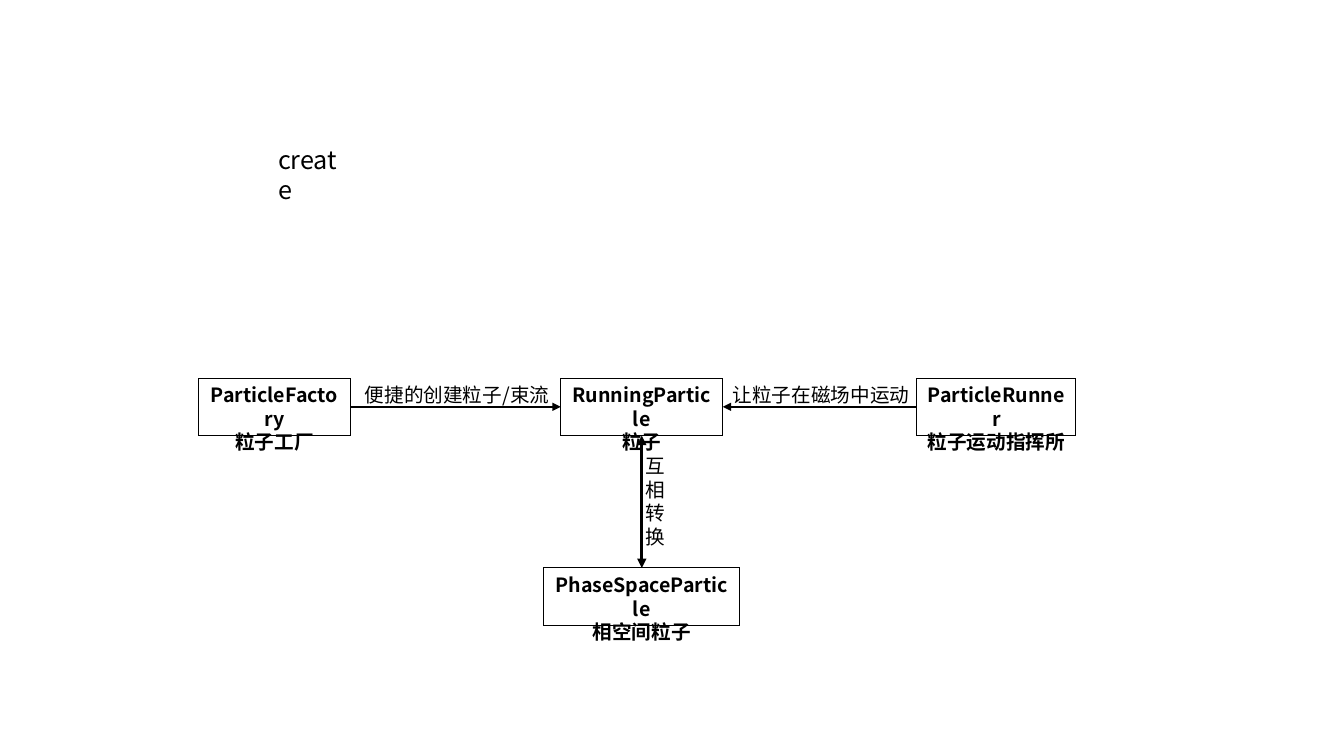
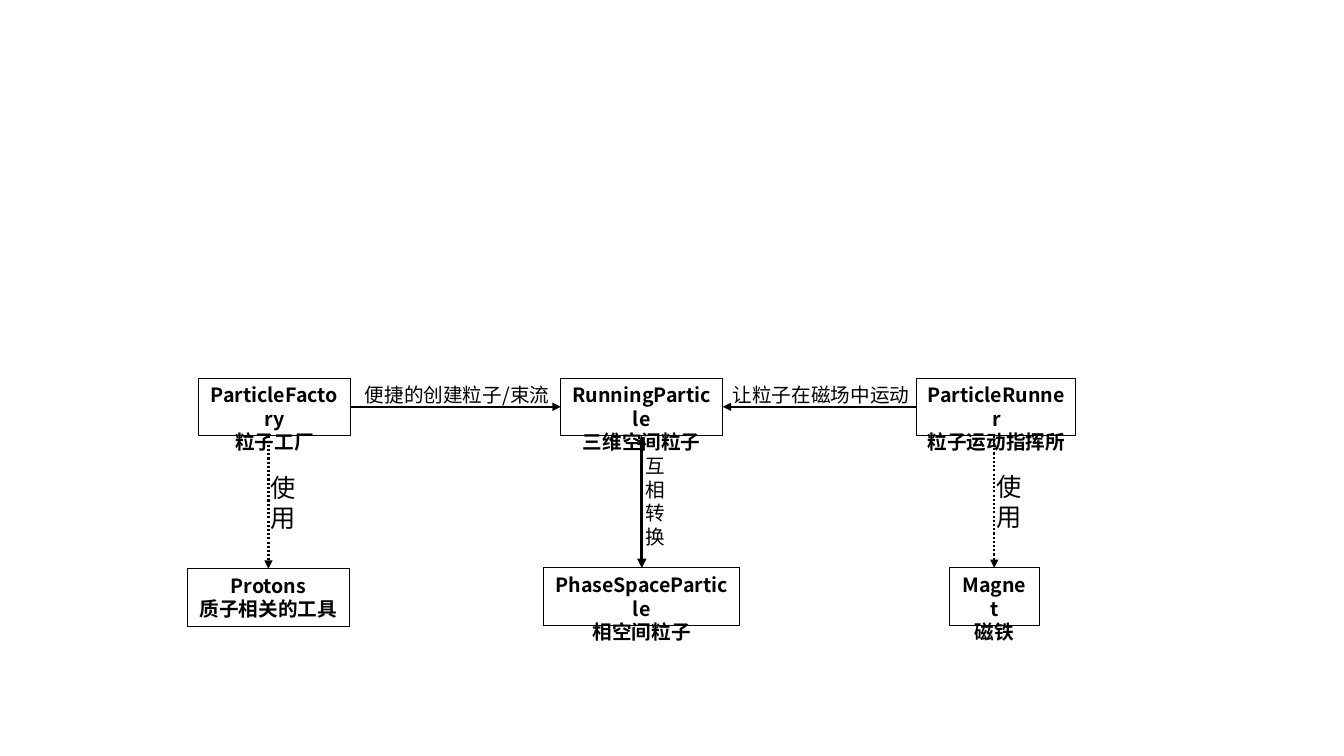
Before and after one commit to madokast/madokast.github.io.old, a slide deck: slide 9 of books/cct/cctpy/cctpy.pptx. Drawn at 1344x756 pixels with LibreOffice and Linux fonts; fonts in the diff are those of the drawing. Boxes give left, top, right and bottom in pixels: in the first picture for what was removed or moved away, otherwise in the second. Text is boxed around its words. In the diff, an @@ line names an element or a change of style, - is before the commit and + after.

```diff
--- a/books/cct/cctpy/cctpy.pptx
+++ b/books/cct/cctpy/cctpy.pptx
@@ text removed at (268,139,356,179) @@
-create
@@ arrow added from (268, 437) to (268, 569), #000000 1.5 pt dashed @@
@@ text in rectangle at (583,432,701,455): text changed @@
-粒子
+三维空间粒子
@@ arrow added from (994, 436) to (994, 568), #000000 1.5 pt dashed @@
@@ text added at (271,476,296,529), 18 pt, text #000000 @@
+使用
@@ text added at (996,475,1021,528), 18 pt, text #000000 @@
+使用
@@ rectangle added at (188,569,349,626), outline #000000 0.75 pt, 14 pt, text #000000, bold @@
+Protons
+质子相关的工具
@@ rectangle added at (950,568,1040,625), outline #000000 0.75 pt, 14 pt, text #000000, bold @@
+Magnet
+磁铁
```
Also in this commit, not shown: 4 other slides changed, 3 slides added, 8 other files.
